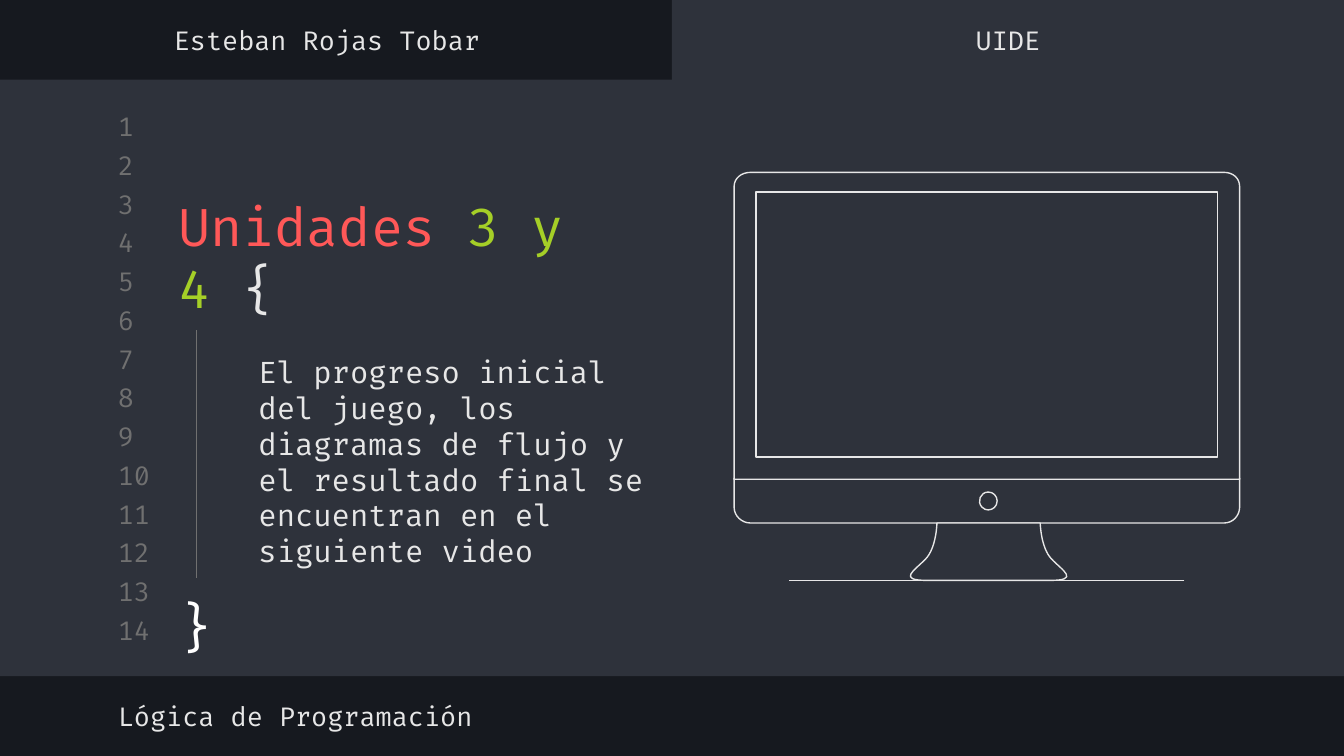
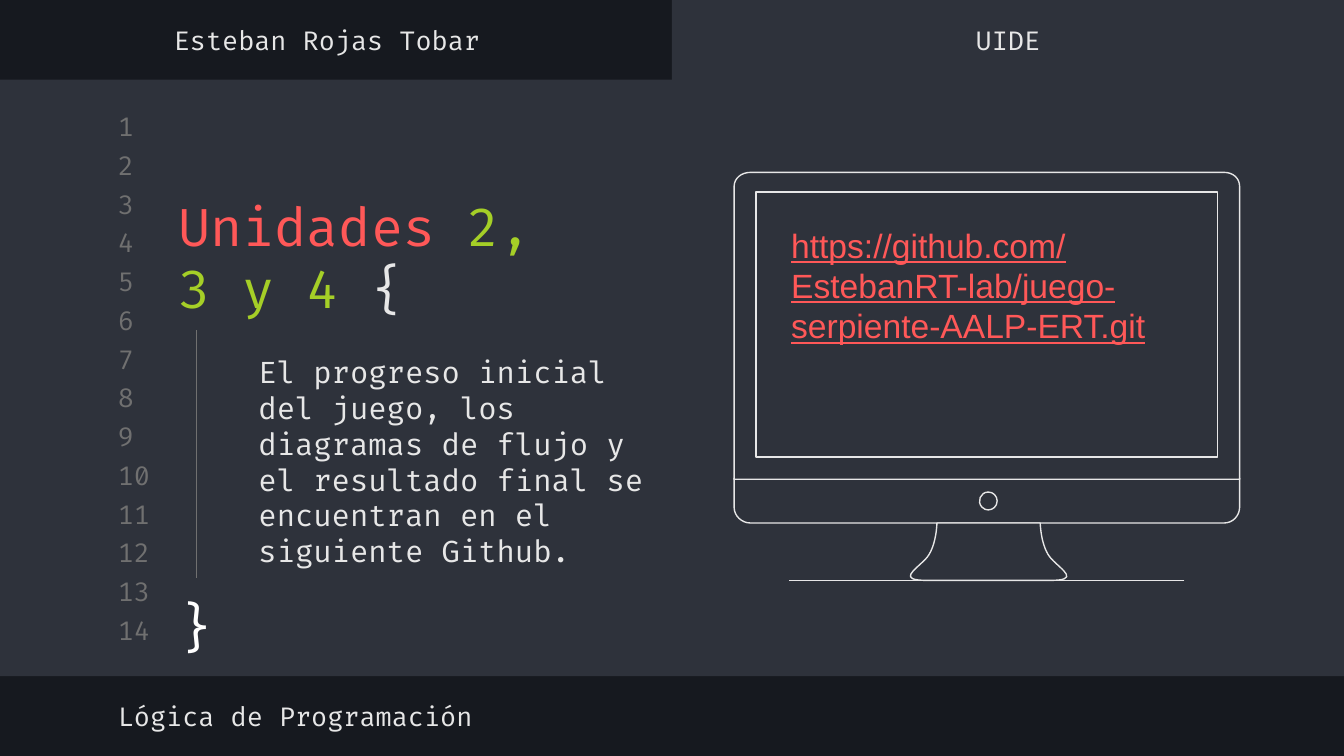
Before and after one commit to EstebanRT-lab/juego-serpiente-AALP-ERT, a slide deck: slide 9 of Evaluación en contacto con el docente/Presentación final LdP.pptx. Drawn at 1344x756 pixels with LibreOffice and Linux fonts; fonts in the diff are those of the drawing. Boxes give left, top, right and bottom in pixels: in the first picture for what was removed or moved away, otherwise in the second. Text is boxed around its words. In the diff, an @@ line names an element or a change of style, - is before the commit and + after.

```diff
--- a/Evaluación en contacto con el docente/Presentación final LdP.pptx
+++ b/Evaluación en contacto con el docente/Presentación final LdP.pptx
@@ title at box(178, 204, 531, 319): text changed @@
-Unidades 3 y 4 {
+Unidades 2, 3 y 4 {
@@ text added at box(791, 233, 1145, 344), 18 pt, text #FF5858, underline @@
+https://github.com/EstebanRT-lab/juego-serpiente-AALP-ERT.git
@@ subtitle at box(258, 359, 644, 569): text changed @@
-El progreso inicial del juego, los diagramas de flujo y el resultado final se encuentran en el siguiente video
+El progreso inicial del juego, los diagramas de flujo y el resultado final se encuentran en el siguiente Github.
```
